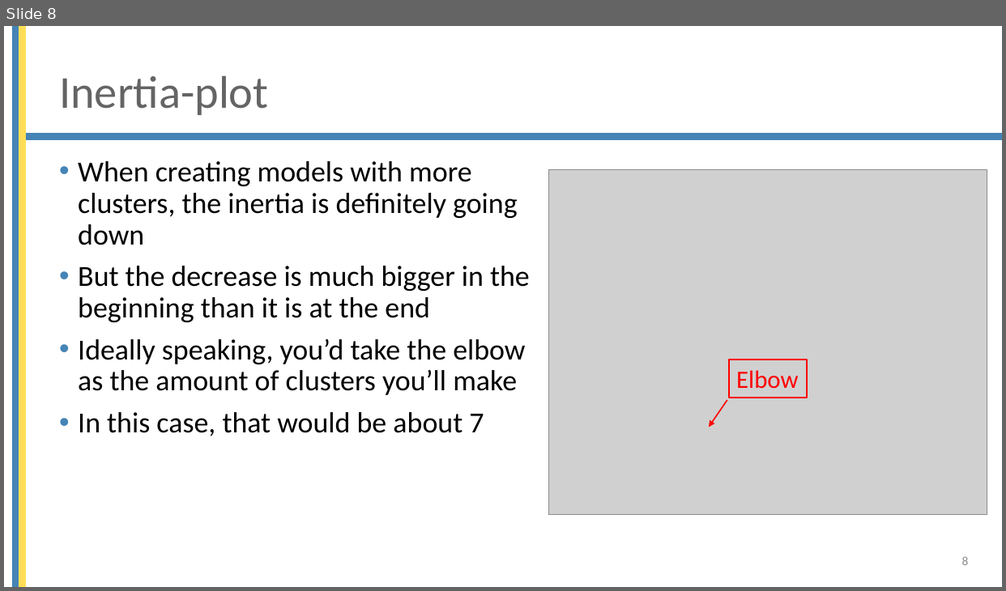
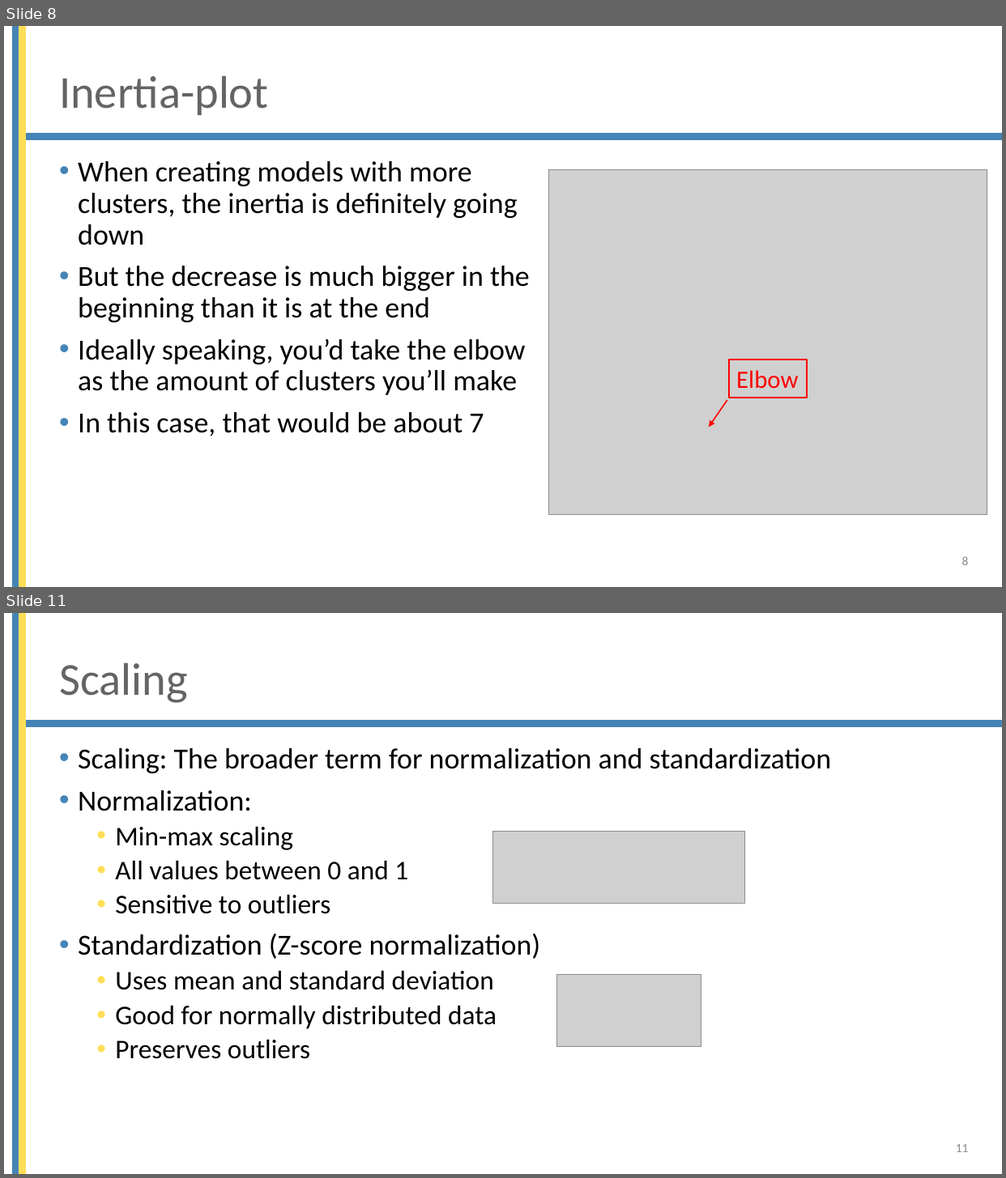
Before and after one commit to mjochen/Cello_AI, a slide deck: ppts/9 - Unsupervised learning.pptx. Shown one above the other, each under a label of ours: slide 8 before the commit, slides 8 and 11 after it; the slides between them are not shown. The pictures are 1006x591 and 1006x1178 pixels, drawn with LibreOffice and Linux fonts; fonts in the diff are those of the drawing; grey boxes stand for pictures; background and template pictures are left out. Boxes give left, top, right and bottom in pixels: in the first picture for what was removed or moved away, otherwise in the second. Text is boxed around its words. In the diff, an @@ line names an element or a change of style, - is before the commit and + after.

```diff
--- a/ppts/9 - Unsupervised learning.pptx
+++ b/ppts/9 - Unsupervised learning.pptx
@@ slide 11 added at <box>4,613,1002,1174</box>, background #FFFFFF; not listed: 3 template elements that a slide beside it also shows @@
@@ title added at <box>59,663,187,703</box>, 44 pt, text #646464 @@
+Scaling
@@ text added at <box>78,748,832,1059</box>, 26 pt, text #000000 @@
+• Scaling: The broader term for normalization and standardization
+• Normalization:
+  • Min-max scaling
+  • All values between 0 and 1
+  • Sensitive to outliers
+• Standardization (Z-score normalization)
+  • Uses mean and standard deviation
+  • Good for normally distributed data
+  • Preserves outliers
@@ picture added at <box>493,831,745,903</box> @@
@@ picture added at <box>557,974,701,1046</box> @@
@@ page number added at <box>956,1144,969,1152</box>, 12 pt, text #8C8C8C @@
+11
```
Also in this commit, not shown: 4 other slides added, 37 other files.
